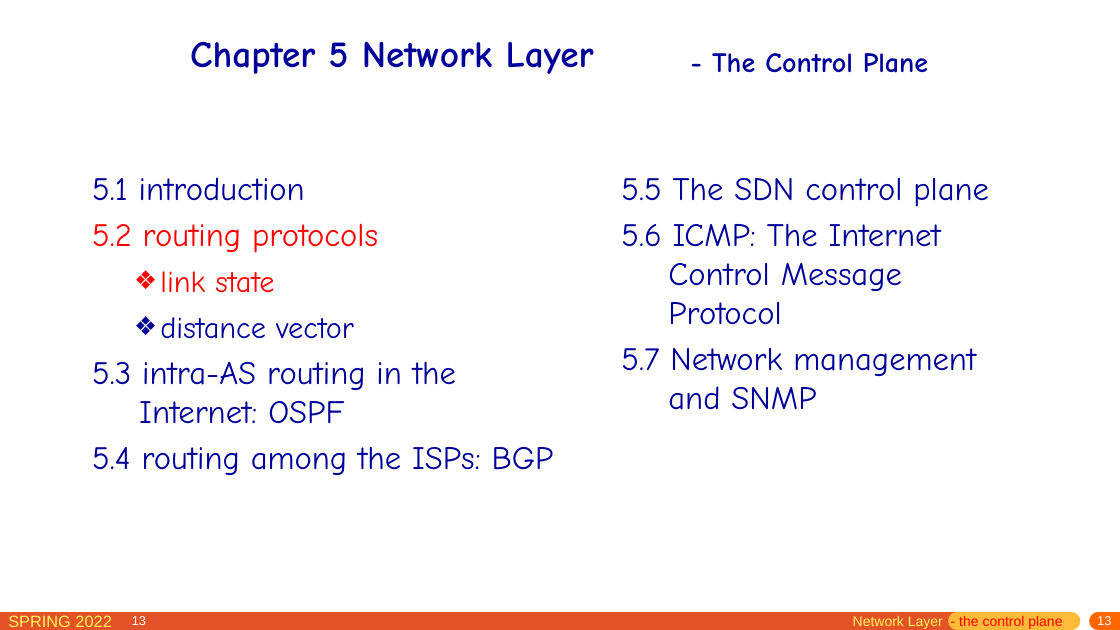
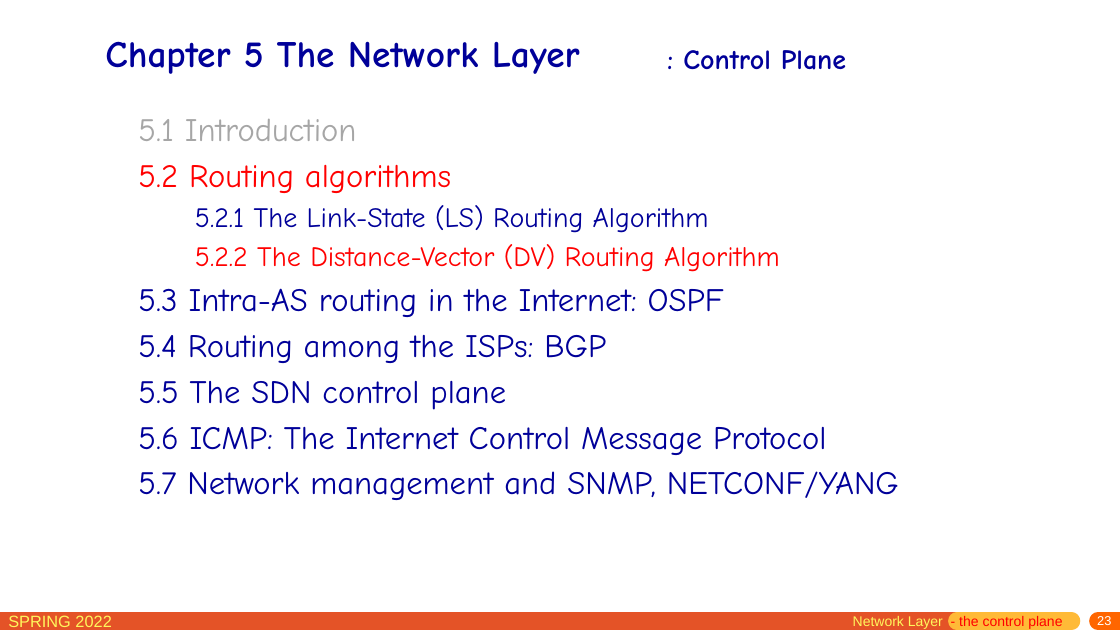
Before and after one commit to network-whu/slides, a slide deck: slide 23 of pptx/chapter5.pptx (slide 13 before the commit). Drawn at 1120x630 pixels with LibreOffice and Linux fonts; fonts in the diff are those of the drawing. Boxes give left, top, right and bottom in pixels: in the first picture for what was removed or moved away, otherwise in the second. Text is boxed around its words. In the diff, an @@ line names an element or a change of style, - is before the commit and + after.

```diff
--- a/pptx/chapter5.pptx
+++ b/pptx/chapter5.pptx
@@ text at box(105, 41, 580, 74): text changed @@
-Chapter 5 Network Layer
+Chapter 5 The Network Layer
@@ text at box(683, 50, 846, 70): text changed @@
-- The Control Plane
+: Control Plane
@@ text "5.1 Introduction": place and size @@
-text "5.1 Introduction" at box(621, 178, 989, 410)
+text "5.1 Introduction" at box(138, 119, 899, 500)
@@ text at box(138, 119, 780, 363): paragraphs added @@
+5.1 Introduction
+5.2 Routing algorithms
+5.2.1 The Link-State (LS) Routing Algorithm
+5.2.2 The Distance-Vector (DV) Routing Algorithm
+5.3 Intra-AS routing in the Internet: OSPF
+5.4 Routing among the ISPs: BGP
@@ text removed at box(92, 177, 554, 475) @@
-5.1 introduction
-5.2 routing protocols
-  ❖ link state
-  ❖ distance vector
-5.3 intra-AS routing in the Internet: OSPF
-5.4 routing among the ISPs: BGP
@@ text at box(138, 471, 899, 500): text changed @@
-5.7 Network management and SNMP
+5.7 Network management and SNMP, NETCONF/YANG
@@ page number removed at box(132, 616, 146, 625) @@
-13
@@ page number at box(1097, 616, 1111, 625): text changed @@
-13
+23
```
Also in this commit, not shown: 94 other slides changed, 18 slides added, 1 slide removed, 1 other file.
